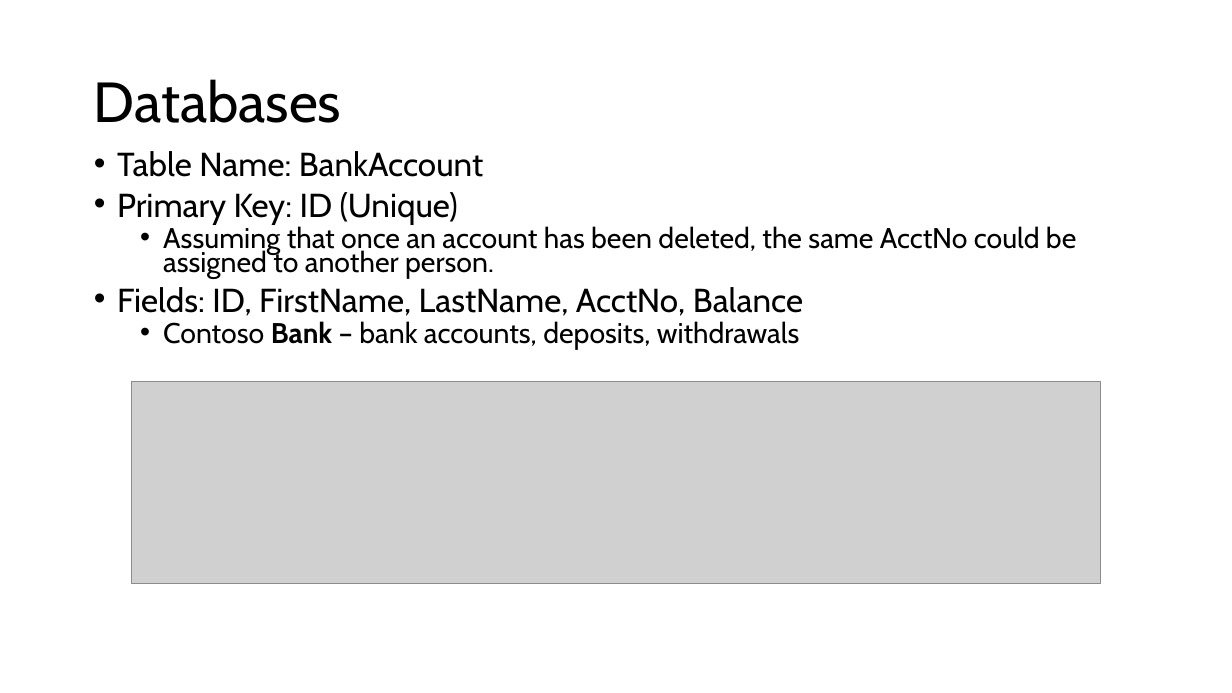
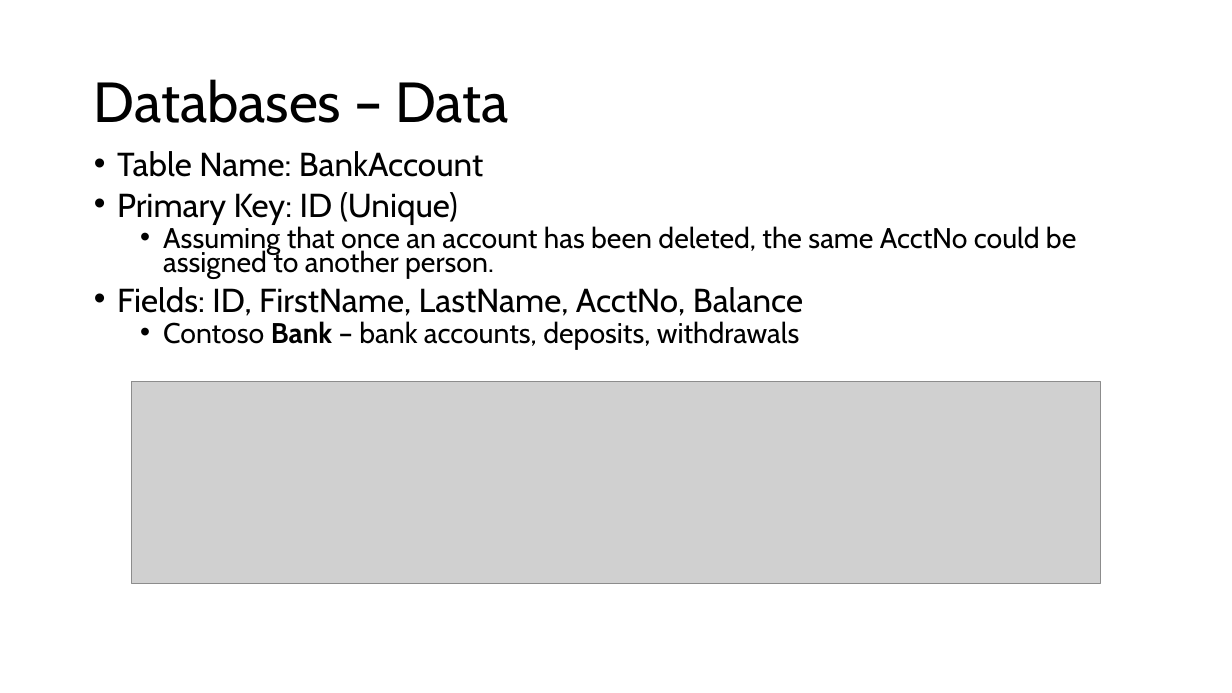
Before and after one commit to cdsuligan/MSAPhase2, a slide deck: slide 10 of MSA Assessment Deck.pptx (slide 6 before the commit). Drawn at 1232x693 pixels with LibreOffice and Linux fonts; fonts in the diff are those of the drawing; grey boxes stand for pictures; background and template pictures are left out. Boxes give left, top, right and bottom in pixels: in the first picture for what was removed or moved away, otherwise in the second. Text is boxed around its words. In the diff, an @@ line names an element or a change of style, - is before the commit and + after.

```diff
--- a/MSA Assessment Deck.pptx
+++ b/MSA Assessment Deck.pptx
@@ title at <box>94,79,508,123</box>: text changed @@
-Databases
+Databases – Data
```
Also in this commit, not shown: 5 other slides changed, 6 slides added, 1 other file.
